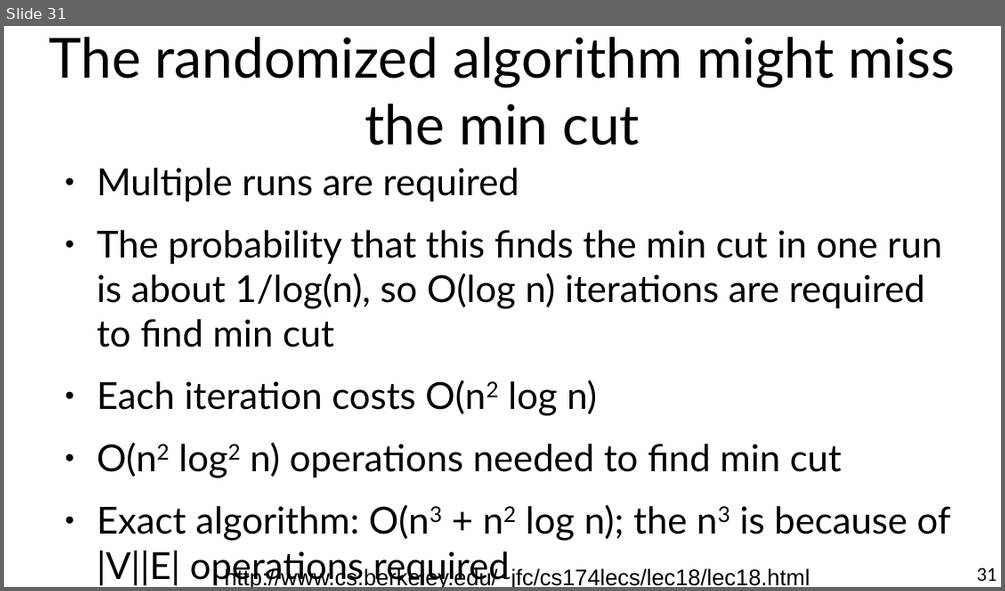
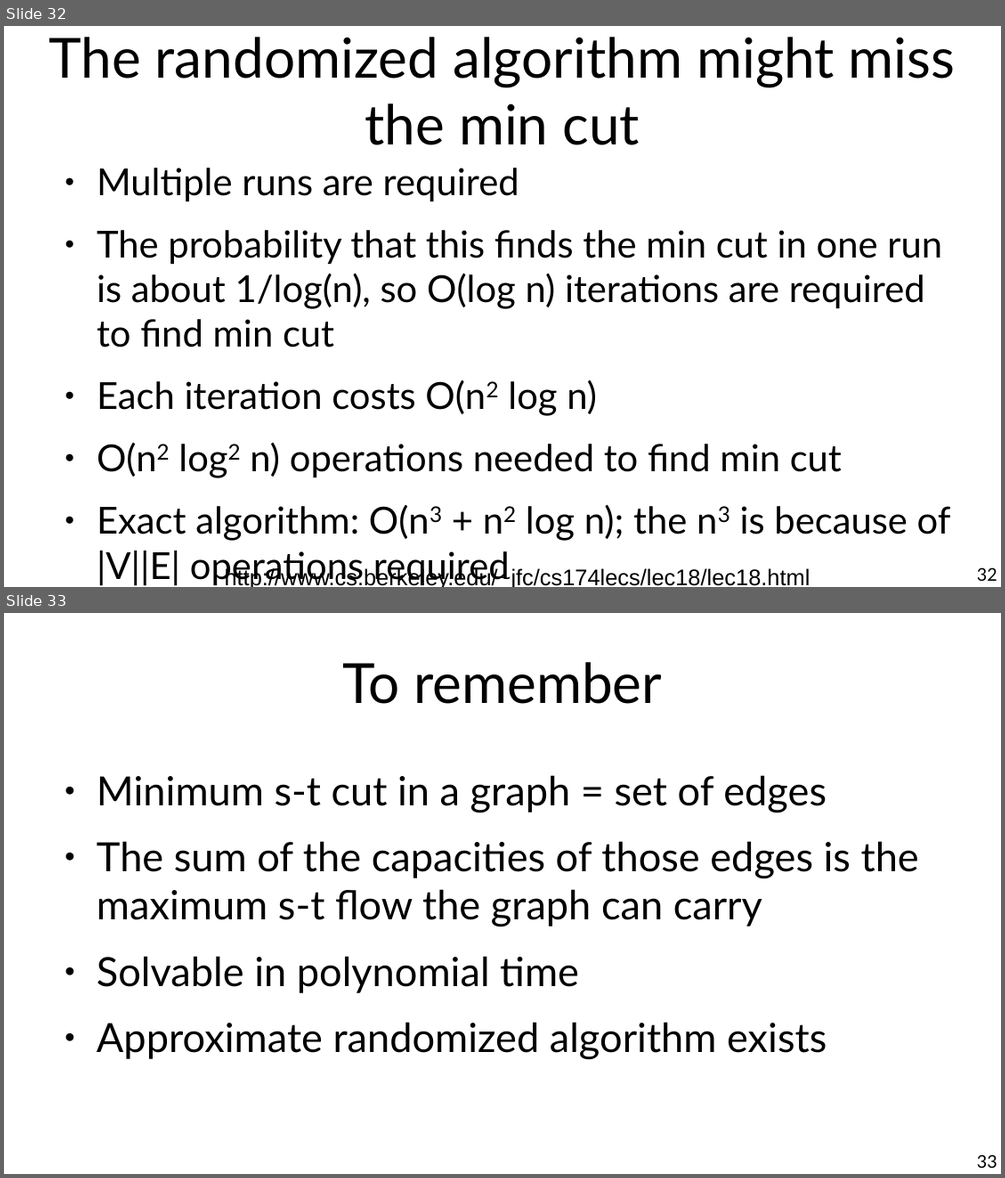
Before and after one commit to chatox/networks-science-course, a slide deck: theory/tt12_network_flows.odp. Shown one above the other, each under a label of ours: slide 31 before the commit, slides 32 and 33 after it. The pictures are 1005x591 and 1005x1178 pixels, drawn with LibreOffice and Linux fonts; fonts in the diff are those of the drawing. Boxes give left, top, right and bottom in pixels: in the first picture for what was removed or moved away, otherwise in the second. Text is boxed around its words. In the diff, an @@ line names an element or a change of style, - is before the commit and + after.

```diff
--- a/theory/tt12_network_flows.odp
+++ b/theory/tt12_network_flows.odp
@@ slide 33 added at (x1=4, y1=613, x2=1001, y2=1174), background #FFFFFF @@
@@ title added at (x1=342, y1=662, x2=662, y2=704), 44 pt, text #000000 @@
+To remember
@@ text added at (x1=97, y1=775, x2=919, y2=1060), 32 pt, text #000000 @@
+● Minimum s-t cut in a graph = set of edges
+● The sum of the capacities of those edges is the maximum s-t flow the graph can carry
+● Solvable in polynomial time
+● Approximate randomized algorithm exists
@@ page number added at (x1=977, y1=1154, x2=997, y2=1167), 14 pt, text #000000 @@
+33
@@ what was slide 31 is now slide 32 @@
@@ page number at (x1=977, y1=567, x2=997, y2=580): text changed @@
-31
+32
```
Also in this commit, not shown: 12 slides changed, 2 other slides added, 1 slide removed, 1 other file.
